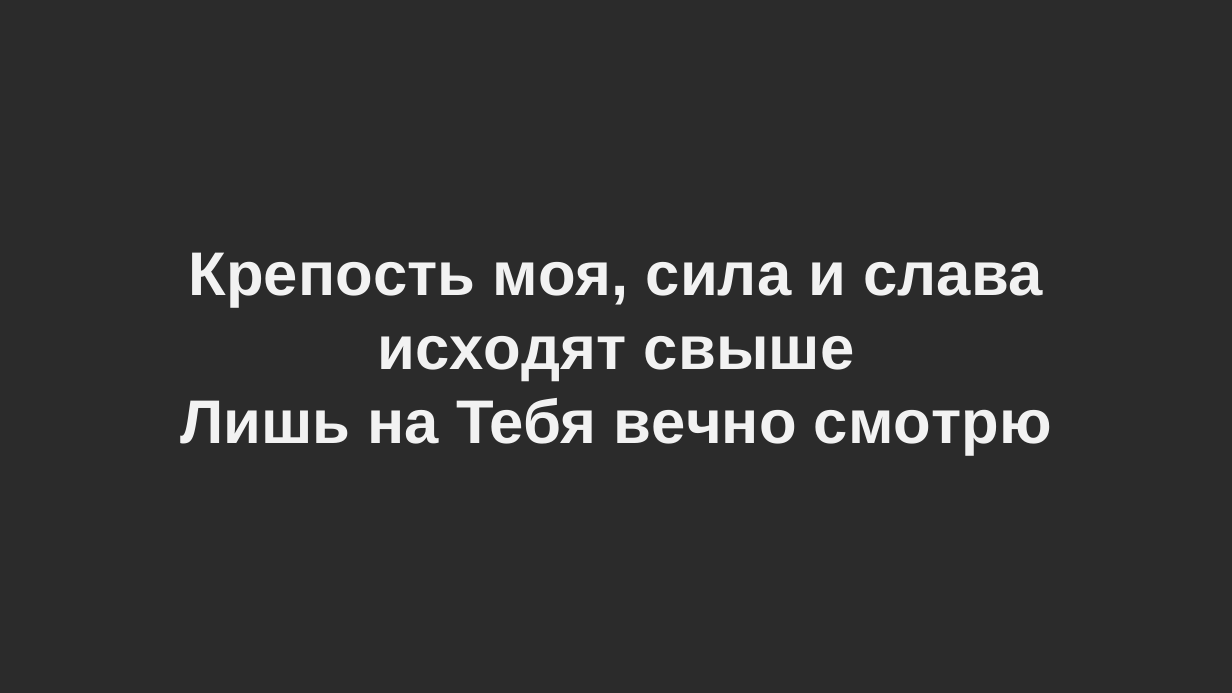
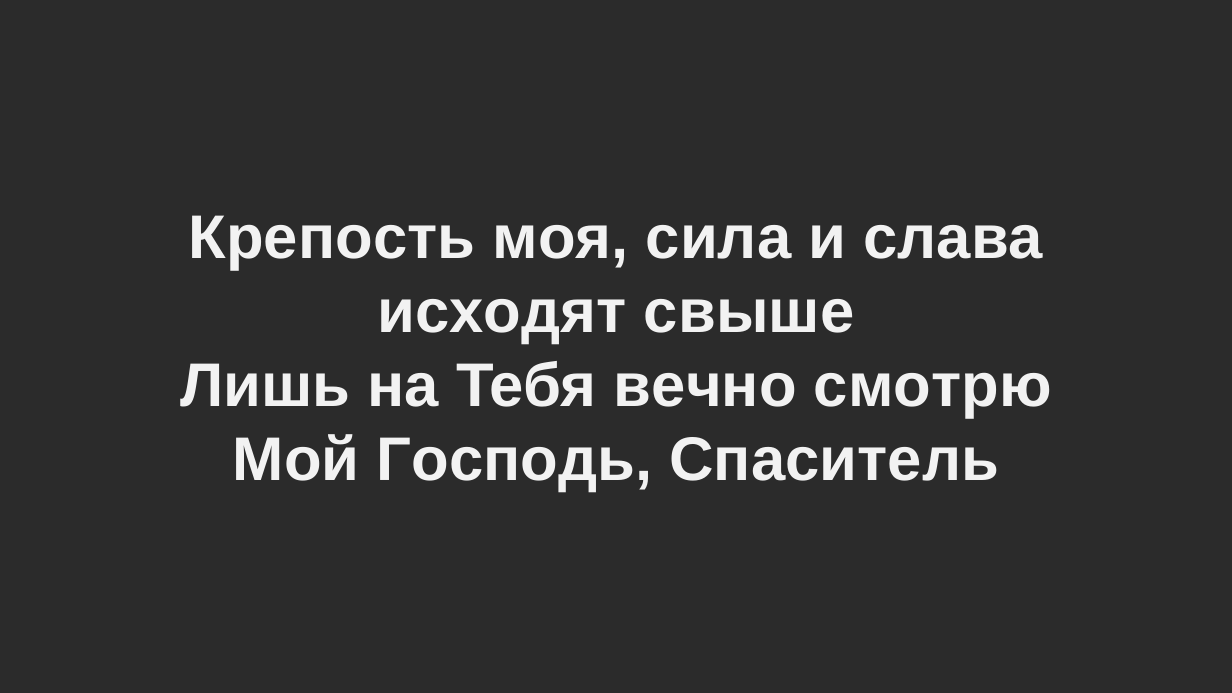
Before and after one commit to oleks-00-1/light-hous-slides, a slide deck: slide 2 of Псалом 61 (В Teбe мoя душa уcпoкoитcя).pptx. Drawn at 1232x693 pixels with LibreOffice and Linux fonts; fonts in the diff are those of the drawing; background and template pictures are left out; a plain dark background stands for a picture behind light text. Boxes give left, top, right and bottom in pixels: in the first picture for what was removed or moved away, otherwise in the second. Text is boxed around its words. In the diff, an @@ line names an element or a change of style, - is before the commit and + after.

```diff
--- a/Псалом 61 (В Teбe мoя душa уcпoкoитcя).pptx
+++ b/Псалом 61 (В Teбe мoя душa уcпoкoитcя).pptx
@@ text "Кpeпocть мoя, cилa и cлaвa ...": place and size @@
-text "Кpeпocть мoя, cилa и cлaвa ..." at [180,252,1052,455]
+text "Кpeпocть мoя, cилa и cлaвa ..." at [180,215,1052,492]
@@ text at [233,434,999,492]: paragraph added @@
+Moй Гocпoдь, Спacитeль
```
Also in this commit, not shown: 2 other slides changed.
